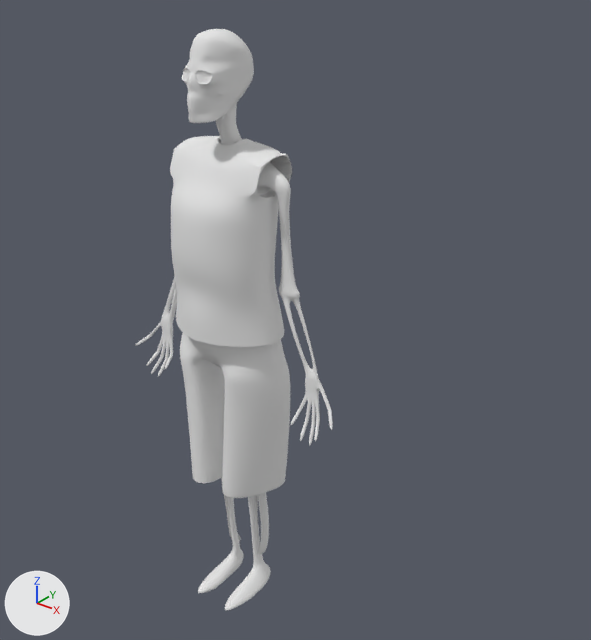
What one commit did to the Blender file Models/Characters/Skeleton/Skeleton.blend.
Both versions are drawn from a 50 mm lens placed at (2.01, -6.98, 8.74), pointed at (-3.83, 0.32, 4.21). Every picture has the same lights, and +X, +Y and +Z are marked at lower left.

The first picture shows 'Skeleton.002'.
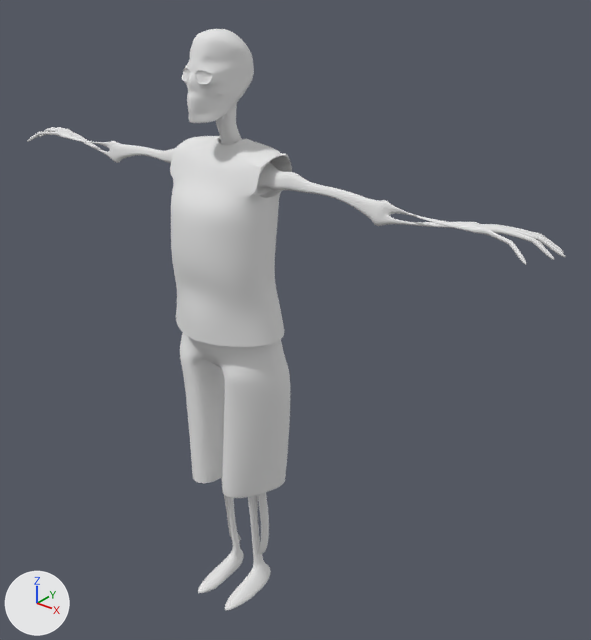
Where the change shows, as pixel boxes (x1, y1, x2, y2) in the pictures (591 x 640 px; the box of a moved part takes in the faces that stretch with it):
'Skeleton.002', reshaped (171% wider): before (135, 29, 333, 610); after (27, 29, 565, 610)
part 1 of me_plane_003, moved or reshaped: before (135, 287, 177, 377); after (27, 127, 94, 147)
part 2 of me_plane_003, moved or reshaped: before (270, 172, 333, 446); after (271, 171, 565, 265)

The change, as a diff of the scene's bpy script:
```diff
--- a/Models/Characters/Skeleton/Skeleton.blend.py
+++ b/Models/Characters/Skeleton/Skeleton.blend.py
@@ me_plane_003 @@
 # used by ob_skeleton_002; location = (-4.39, -0.28, 3.79); rotation_euler = (1.81, 0.0, 3.142), in degrees (104, 0, 180); scale = (0.0335, 0.0335, 0.0335)
-me_plane_003.from_pydata(...)  # 1238 vertices, 1186 faces, 3 loose edges; spans x -52.0..52.0, y -115.0..115.0, z -39.0..39.0
+me_plane_003.from_pydata(...)  # 1238 vertices, 1186 faces, 3 loose edges; spans x -119.0..118.0, y -115.0..115.0, z -39.0..39.0
+# me_plane_003 part 1: 88 vertices moved from x 21.0..35.0, y 16.0..73.0, z -17.0..0.0 to x 20.0..78.0, y 61.0..73.0, z -16.0..-9.0; 158 vertices removed from x 32.0..52.0, y -23.0..5.0, z -3.0..4.0; 158 vertices added at x 90.0..118.0, y 61.0..70.0, z -18.0..2.0
+# me_plane_003 part 2: 80 vertices moved from x -35.0..-21.0, y 16.0..71.0, z -16.0..0.0 to x -78.0..-25.0, y 62.0..74.0, z -16.0..-10.0; 158 vertices removed from x -52.0..-32.0, y -23.0..5.0, z -3.0..4.0; 158 vertices added at x -119.0..-91.0, y 62.0..71.0, z -19.0..1.0
 me_plane_003.materials.append(mat_material)
```
